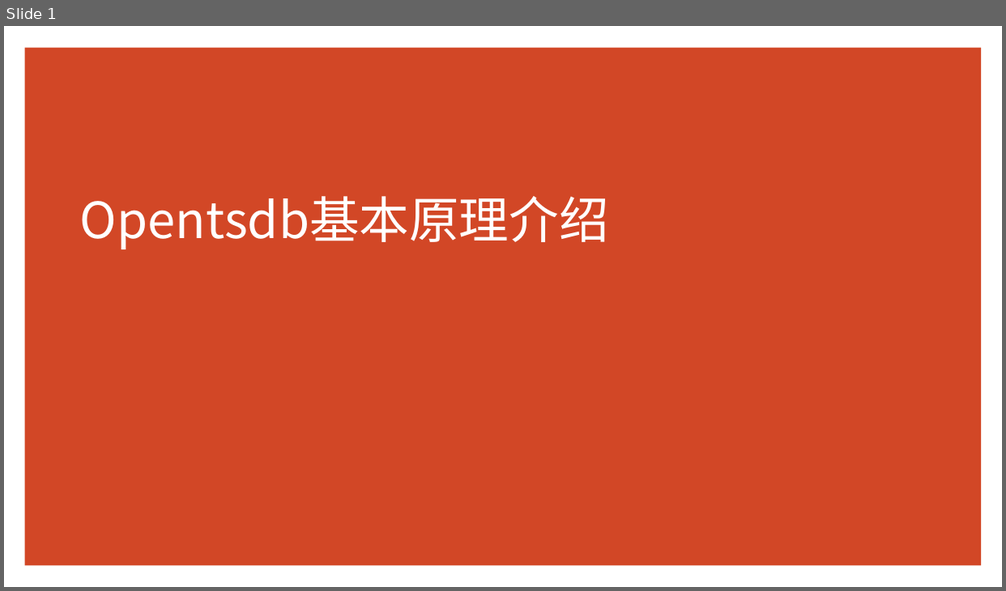
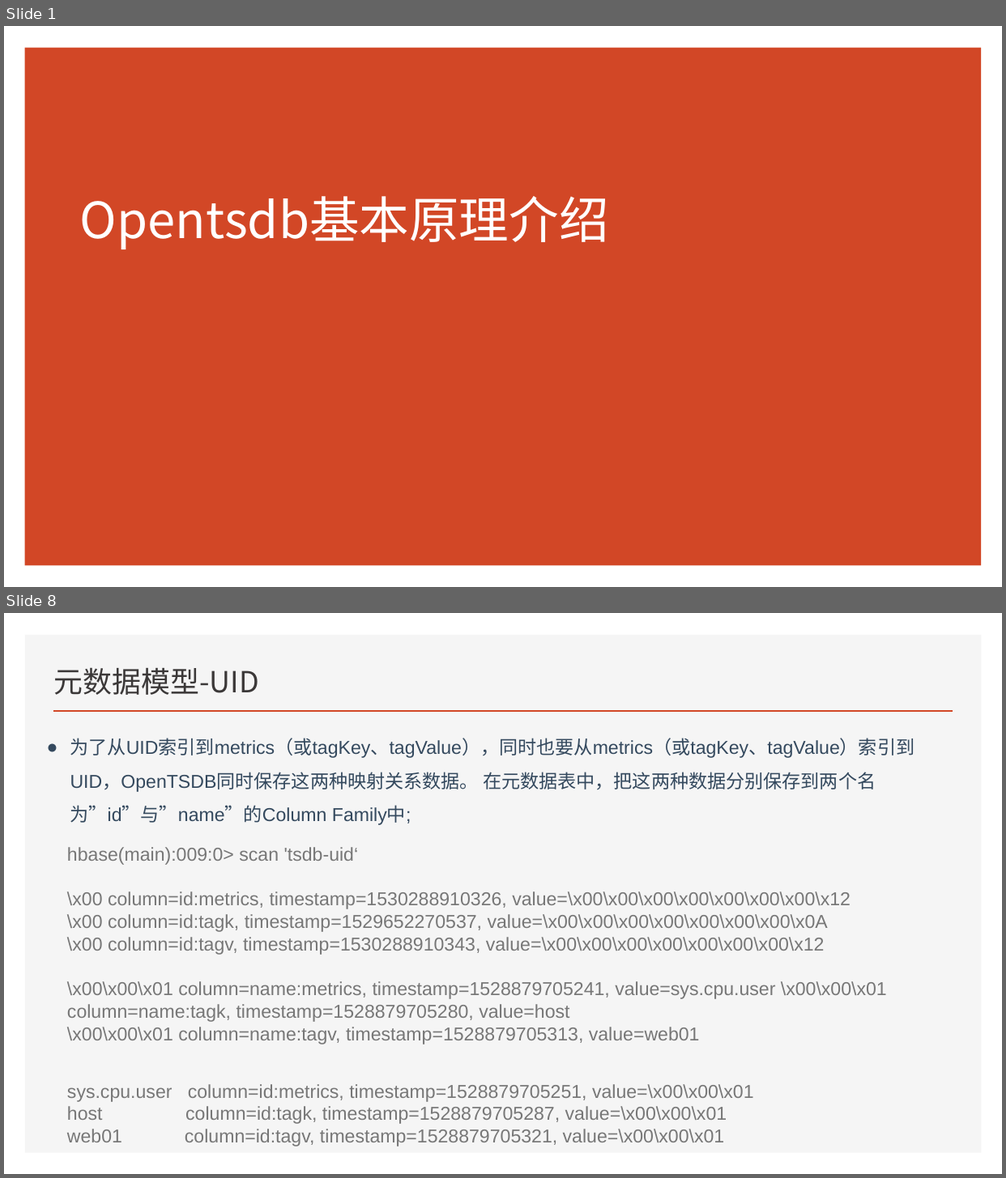
Before and after one commit to Zhangwusheng/Zhangwusheng.github.io, a slide deck: _posts/OpenTsdb基本原理.pptx. Shown one above the other, each under a label of ours: slide 1 before the commit, slides 1 and 8 after it; the slides between them are not shown. The pictures are 1006x591 and 1006x1178 pixels, drawn with LibreOffice and Linux fonts; fonts in the diff are those of the drawing. Boxes give left, top, right and bottom in pixels: in the first picture for what was removed or moved away, otherwise in the second. Text is boxed around its words. In the diff, an @@ line names an element or a change of style, - is before the commit and + after.

```diff
--- a/_posts/OpenTsdb基本原理.pptx
+++ b/_posts/OpenTsdb基本原理.pptx
@@ slide 8 added at bbox=[4, 613, 1002, 1174], background #FFFFFF @@
@@ rectangle added at bbox=[25, 635, 982, 1153], fill #F5F5F5 @@
@@ title added at bbox=[54, 667, 259, 695], 28 pt, text #3B3838 @@
+元数据模型-UID
@@ line added from (53, 711) to (953, 711), #D24726 2 pt @@
@@ text added at bbox=[70, 738, 915, 825], 18 pt, text #34495E @@
+● 为了从UID索引到metrics（或tagKey、tagValue），同时也要从metrics（或tagKey、tagValue）索引到UID，OpenTSDB同时保存这两种映射关系数据。 在元数据表中，把这两种数据分别保存到两个名为”id”与”name”的Column Family中;
@@ text added at bbox=[67, 847, 887, 1147], 18 pt, text #777777 @@
+hbase(main):009:0> scan 'tsdb-uid‘
+\x00 column=id:metrics, timestamp=1530288910326, value=\x00\x00\x00\x00\x00\x00\x00\x12
+\x00 column=id:tagk, timestamp=1529652270537, value=\x00\x00\x00\x00\x00\x00\x00\x0A
+\x00 column=id:tagv, timestamp=1530288910343, value=\x00\x00\x00\x00\x00\x00\x00\x12
+\x00\x00\x01 column=name:metrics, timestamp=1528879705241, value=sys.cpu.user \x00\x00\x01 column=name:tagk, timestamp=1528879705280, value=host
+\x00\x00\x01 column=name:tagv, timestamp=1528879705313, value=web01
+sys.cpu.user column=id:metrics, timestamp=1528879705251, value=\x00\x00\x01
+host column=id:tagk, timestamp=1528879705287, value=\x00\x00\x01
+web01 column=id:tagv, timestamp=1528879705321, value=\x00\x00\x01
```
Also in this commit, not shown: 6 slides changed, 19 other slides added, 1 slide removed, 4 other files.
